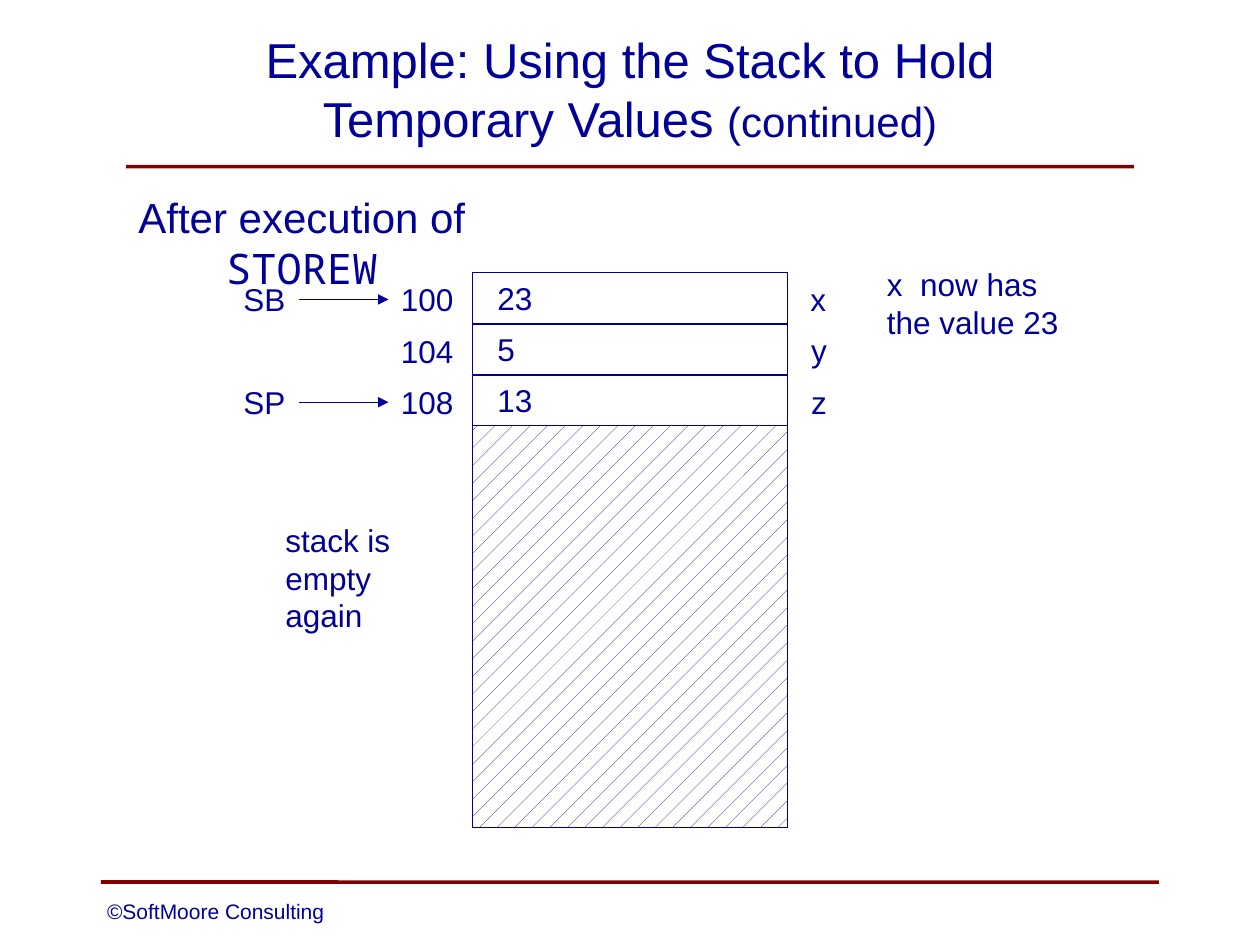
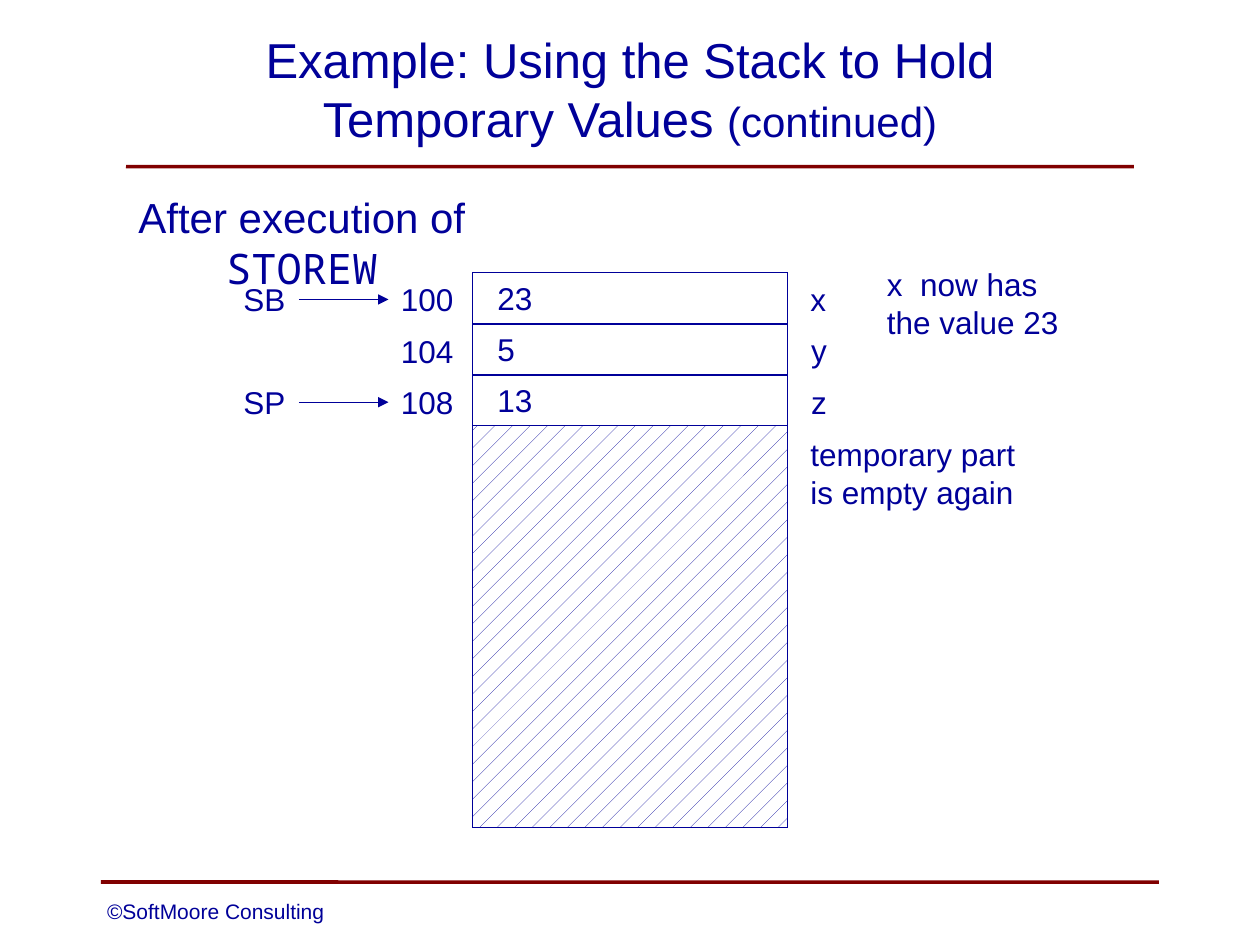
Before and after one commit to SoftMoore/CPRL, a slide deck: slide 27 of PowerPoint Slides/10 - CVM.pptx. Drawn at 1260x945 pixels with LibreOffice and Linux fonts; fonts in the diff are those of the drawing. Boxes give left, top, right and bottom in pixels: in the first picture for what was removed or moved away, otherwise in the second. Text is boxed around its words. In the diff, an @@ line names an element or a change of style, - is before the commit and + after.

Commit message:
added additional details to images showing changes to the temporary part of the run-time stack

```diff
--- a/PowerPoint Slides/10 - CVM.pptx
+++ b/PowerPoint Slides/10 - CVM.pptx
@@ text at (x1=810, y1=445, x2=1015, y2=510): text changed @@
-stack is
-empty
-again
+temporary part
+is empty again
```
Also in this commit, not shown: 9 other slides changed, 5 other files.
